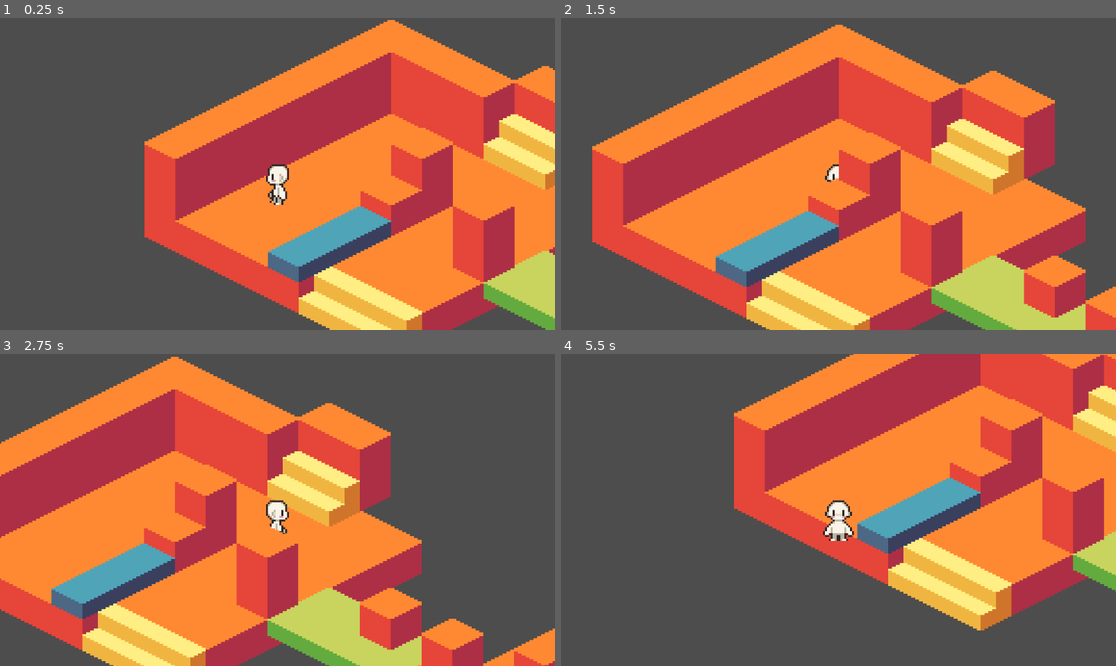
Above: before the commit, frames 1-4 (two rows, left to right).
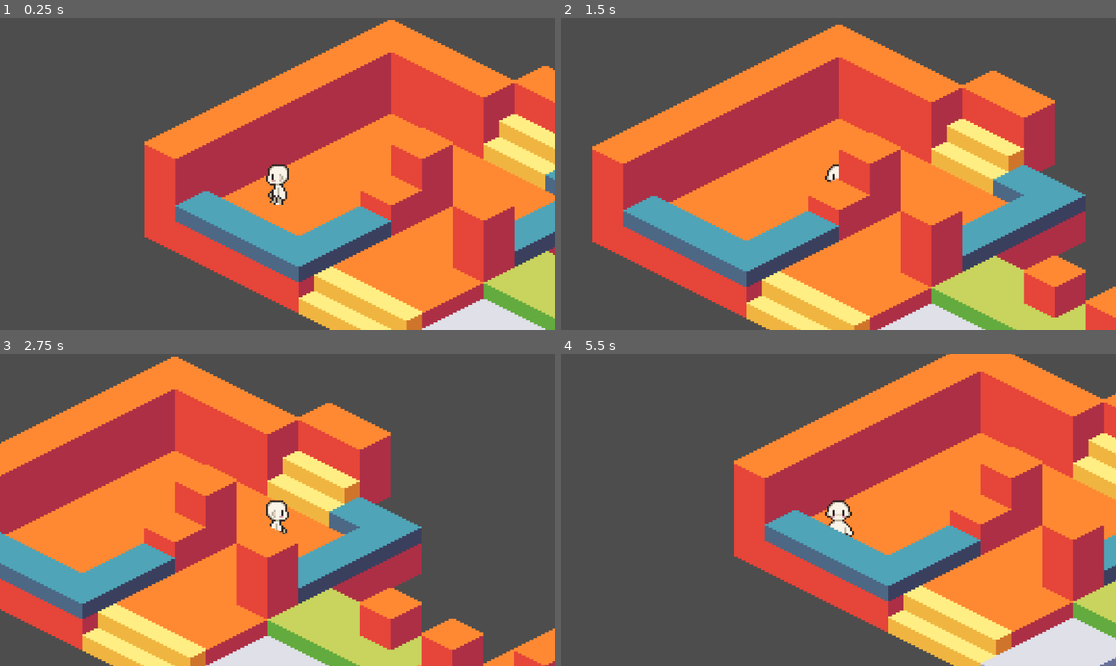
Above: after the commit, the same moments.

Repository: Marcinuu16/Maze-Game
Game: Godot game, scene res://scenes/game.tscn
Two runs of this game, one before a commit and one after it. Both use one fixed random seed, a clock stepped at 60 frames per second and the inputs below.
Inputs:
- Up to frame 1 (0.25 s): no input
- Up to frame 2 (1.5 s): tap Enter at 0.5 s; hold D (action_right) 0.53-1.28 s; hold S (action_down) from 1.28 s (still down)
- Up to frame 3 (2.75 s): tap Space at 2 s; release S (action_down) at 2.03 s; hold D (action_right) from 2.03 s (still down)
- Up to frame 4 (5.5 s): release D (action_right) at 2.78 s; hold W (action_up) 2.78-3.53 s; hold A (action_left) 3.53-5.03 s; hold S (action_down) from 5.03 s (still down)

The runs differ from the first frame. In frame 1, 4.9% of the frame differs, in the area x 31-100%, y 48-100%; in frame 2, 7.1%; in frame 3, 6.6%; in frame 4, 50%, in the area x 31-100%, y 0-100%.

Commit message:
0.4.1 Added Area2D and Autoload script

Diff:
--- a/project.godot
+++ b/project.godot
@@ -14,6 +14,14 @@
 run/main_scene="uid://cfvdox8ritol0"
 config/features=PackedStringArray("4.5", "GL Compatibility")
 config/icon="uid://cem5kqqyqr8b"
+
+[autoload]
+
+room_manager="*res://scripts/room_manager.gd"
+
+[debug]
+
+gdscript/warnings/unused_variable=0
 
 [file_customization]
 
--- /dev/null
+++ b/scenes/door_trigger.tscn
@@ -0,0 +1,9 @@
+[gd_scene load_steps=2 format=3 uid="uid://bqe3ivl3ukfi7"]
+
+[ext_resource type="Script" uid="uid://b4w6kkncccvwg" path="res://scripts/door_trigger.gd" id="1_qgrgd"]
+
+[node name="door_trigger" type="Area2D"]
+script = ExtResource("1_qgrgd")
+
+[node name="CollisionPolygon2D" type="CollisionPolygon2D" parent="."]
+polygon = PackedVector2Array(16, 0, 32, 8, 16, 16, 0, 8)
--- a/scenes/game.tscn
+++ b/scenes/game.tscn
@@ -1,7 +1,8 @@
-[gd_scene load_steps=5 format=4 uid="uid://cfvdox8ritol0"]
+[gd_scene load_steps=6 format=4 uid="uid://cfvdox8ritol0"]
 
 [ext_resource type="Texture2D" uid="uid://bqyrcrnydreg" path="res://assets/art/isometric_shapes.png" id="1_uwrxv"]
 [ext_resource type="PackedScene" uid="uid://d35cbmnjss0cx" path="res://scenes/player.tscn" id="2_yqjtg"]
+[ext_resource type="PackedScene" uid="uid://bqe3ivl3ukfi7" path="res://scenes/door_trigger.tscn" id="3_lnu2h"]
 
 [sub_resource type="TileSetAtlasSource" id="TileSetAtlasSource_yqjtg"]
 texture = ExtResource("1_uwrxv")
@@ -59,14 +60,15 @@
 
 [node name="TileMapLayer0" type="TileMapLayer" parent="TileMap"]
 y_sort_enabled = true
-tile_map_data = PackedByteArray("AAD//wEAAAAAAAAAAAAAAAEAAAA …(1695 unchanged characters)… AAAAAAAAACABIAAAAAAAAAAAABABIAAAAAAAAAAAA=")
+tile_map_data = PackedByteArray("AAD//wEAAAAAAAAAAAAAAAEAAAA …(1695 unchanged characters)… AAAAAAAAACABIAAAAAAAAAAAABABIAAAAAAAAAAAD//wkAAAABAAEAAAABAAkAAAABAAEAAAABAAoAAAABAAEAAAAAAAkAAAABAAEAAAAAAAoAAAABAAEAAAD//woAAAABAAEAAAA=")
 tile_set = SubResource("TileSet_lnu2h")
 collision_enabled = false
+metadata/_edit_group_ = true
 
 [node name="TileMapLayer1" type="TileMapLayer" parent="TileMap"]
 z_index = 1
 y_sort_enabled = true
-tile_map_data = PackedByteArray("AAADAAQAAAAAAAAAAAAEAAQAAAA …(384 unchanged characters)… AAAAAAAAEAA8AAAAAAAAAAAADAA8AAAAAAAAAAAA=")
+tile_map_data = PackedByteArray("AAADAAQAAAAAAAAAAAAEAAQAAAA …(384 unchanged characters)… AAAAAAAAEAA8AAAAAAAAAAAADAA8AAAAAAAAAAAAAAAEAAAABAAAAAAAAAAIAAAABAAAAAAAAAAMAAAABAAAAAAAHAAYAAAABAAAAAAAHAAcAAAABAAAAAAAGAAcAAAABAAAAAAAFAAcAAAABAAAAAAAEAAcAAAABAAAAAAA=")
 tile_set = SubResource("TileSet_lnu2h")
 
 [node name="TileMapLayer2" type="TileMapLayer" parent="TileMap"]
@@ -79,3 +81,7 @@
 [node name="CharacterBody2D" parent="TileMap" instance=ExtResource("2_yqjtg")]
 z_index = 1
 position = Vector2(69, -8)
+
+[node name="door_trigger" parent="." instance=ExtResource("3_lnu2h")]
+position = Vector2(112, -40)
+direction = 2
--- a/scenes/player.tscn
+++ b/scenes/player.tscn
@@ -1,6 +1,6 @@
 [gd_scene load_steps=13 format=3 uid="uid://d35cbmnjss0cx"]
 
-[ext_resource type="Script" uid="uid://nbshobx0qx2m" path="res://player.gd" id="1_4flbx"]
+[ext_resource type="Script" uid="uid://nbshobx0qx2m" path="res://scripts/player.gd" id="1_4flbx"]
 [ext_resource type="Texture2D" uid="uid://daly5eq16u5lm" path="res://assets/art/16x32 Rotate-Sheet.png" id="2_onrkg"]
 
 [sub_resource type="RectangleShape2D" id="RectangleShape2D_g2els"]
--- /dev/null
+++ b/scripts/door_trigger.gd
@@ -0,0 +1,8 @@
+extends Area2D
+
+enum Direction {north,south,east,west}
+
+@export var direction = Direction.north
+# Called when the node enters the scene tree for the first time.
+func _ready() -> void:
+	connect("body_entered", Callable(room_manager, "on_trigger_entered").bind(direction))
--- /dev/null
+++ b/scripts/room_manager.gd
@@ -0,0 +1,15 @@
+extends Node
+
+# Called when the node enters the scene tree for the first time.
+func _ready() -> void:
+	pass # Replace with function body.
+
+
+# Called every frame. 'delta' is the elapsed time since the previous frame.
+func _process(_delta: float) -> void:
+	pass
+
+@warning_ignore("unused_parameter")
+func on_trigger_entered(body, argument):
+	if body is CharacterBody2D:
+		print(argument)
Binary file changed: assets/art/isometric_tileset.png
Not shown, removed: export_presets.cfg
Not shown, added: scripts/door_trigger.gd.uid
Renamed: player.gd -> scripts/player.gd
Renamed: player.gd.uid -> scripts/player.gd.uid
Not shown, added: scripts/room_manager.gd.uid
